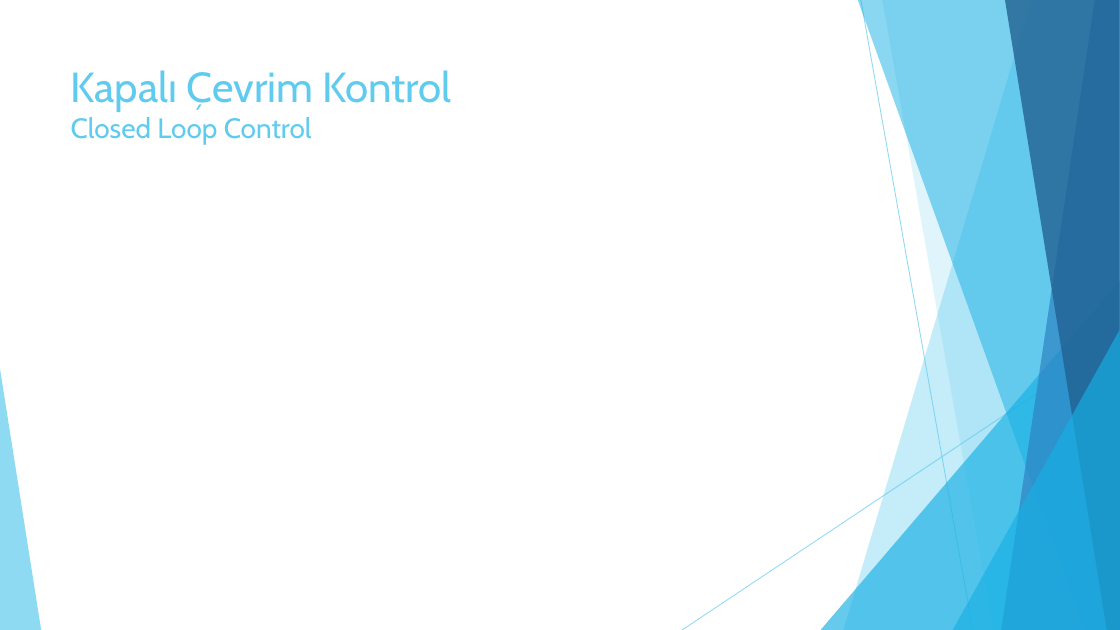
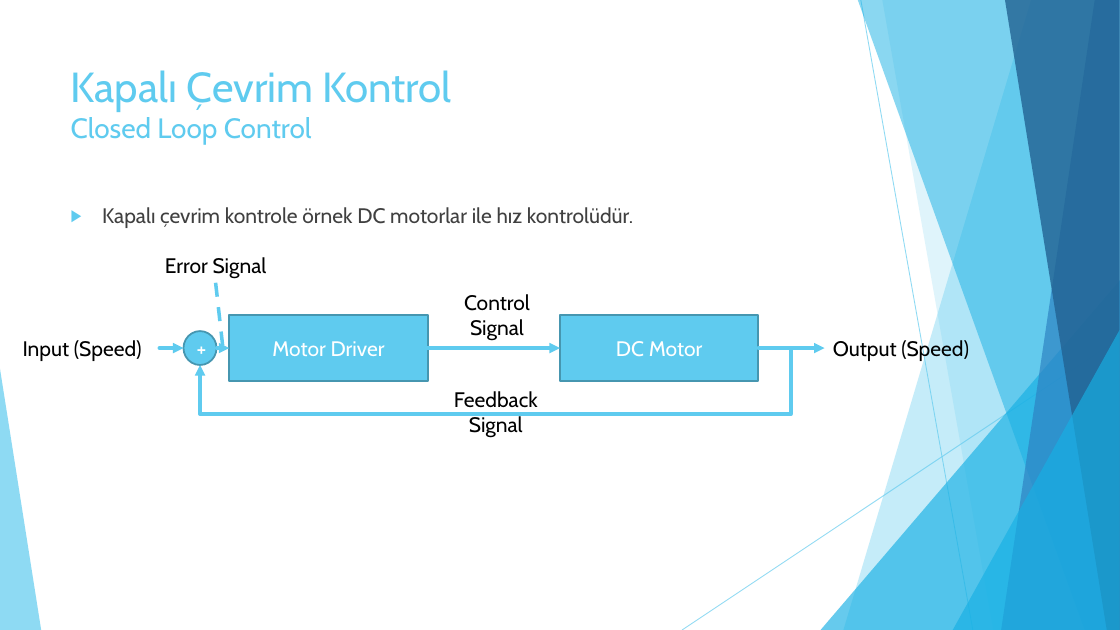
Before and after one commit to enginsubasi/Udemy_STM32, a slide deck: slide 5 of docs/Sunumlar/PIDKontrolcu.pptx. Drawn at 1120x630 pixels with LibreOffice and Linux fonts; fonts in the diff are those of the drawing. Boxes give left, top, right and bottom in pixels: in the first picture for what was removed or moved away, otherwise in the second. Text is boxed around its words. In the diff, an @@ line names an element or a change of style, - is before the commit and + after.

```diff
--- a/docs/Sunumlar/PIDKontrolcu.pptx
+++ b/docs/Sunumlar/PIDKontrolcu.pptx
@@ text added at box(102, 207, 633, 228), 18 pt, text #404040 @@
+▶ Kapalı çevrim kontrole örnek DC motorlar ile hız kontrolüdür.
@@ text added at box(165, 257, 267, 279), 18 pt, text #000000 @@
+Error Signal
@@ line added from (216, 283) to (223, 348), #5FCBEF 3 pt dashed @@
@@ text added at box(464, 294, 530, 341), 18 pt, text #000000 @@
+Control
+Signal
@@ rectangle added at box(229, 315, 428, 381), fill #5FCBEF, outline #4696B1 1.5 pt, 18 pt, text #FFFFFF @@
+Motor Driver
@@ rectangle added at box(560, 315, 759, 381), fill #5FCBEF, outline #4696B1 1.5 pt, 18 pt, text #FFFFFF @@
+DC Motor
@@ text added at box(23, 340, 142, 361), 18 pt, text #000000 @@
+Input (Speed)
@@ arrow added from (160, 348) to (183, 348), #5FCBEF 3 pt @@
@@ ellipse added at box(183, 331, 216, 365), fill #5FCBEF, outline #4696B1 1.5 pt, 18 pt, text #FFFFFF @@
++
@@ elbow arrow added from (791, 348) to (200, 365), #5FCBEF 3 pt @@
@@ arrow added from (217, 348) to (229, 348), #5FCBEF 3 pt @@
@@ arrow added from (428, 348) to (560, 348), #5FCBEF 3 pt @@
@@ arrow added from (759, 348) to (825, 348), #5FCBEF 3 pt @@
@@ text added at box(833, 338, 969, 362), 18 pt, text #000000 @@
+Output (Speed)
@@ text added at box(454, 391, 538, 438), 18 pt, text #000000 @@
+Feedback
+Signal
```
Also in this commit, not shown: 3 other slides changed, 8 slides added, 1 slide removed, 2 other files.
